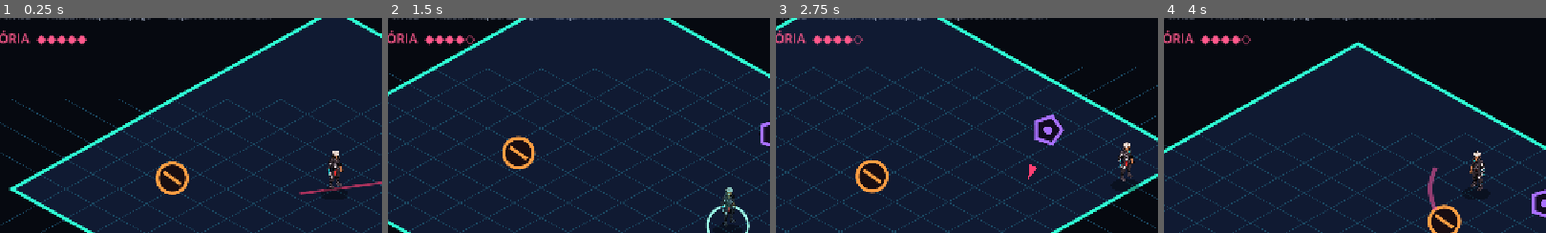
Above: before the commit, frames 1-4 (left to right).
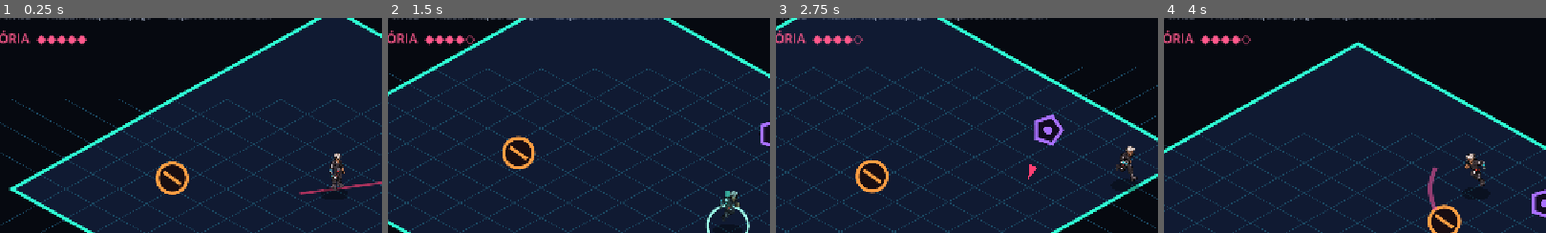
Above: after the commit, the same moments.

Repository: pvoliveira2002/divida-Fantasma
Game: Godot game, scene res://scenes/main.tscn
Same seed, same stepped clock (60 frames per second), same inputs: the game is played once before the commit and once after it.
Inputs (mouse positions are % of the whole screen's width and height, from its top left):
- Up to frame 1 (0.25 s): no input
- Up to frame 2 (1.5 s): tap Enter at 0.5 s; move the mouse to (72, 45) at 0.52 s; hold D (move_right) 0.53-1.28 s; tap R at 0.6 s; click (72, 45) at 0.67 s; tap Space at 0.77 s; move the mouse to (30, 55) at 1.27 s; hold S (move_down) from 1.28 s (still down); tap Shift at 1.35 s
- Up to frame 3 (2.75 s): tap Space at 1.52 s; move the mouse to (60, 28) at 2.02 s; release S (move_down) at 2.03 s; hold D (move_right) from 2.03 s (still down); tap Ctrl at 2.1 s
- Up to frame 4 (4 s): move the mouse to (45, 70) at 2.77 s; release D (move_right) at 2.78 s; hold W (move_up) 2.78-3.53 s; tap R at 2.85 s; click (45, 70) at 2.92 s; tap Space at 3.02, 3.77 s; move the mouse to (80, 65) at 3.52 s; hold A (move_left) from 3.53 s (still down); tap Shift at 3.6 s
The pictures show only the part of the screen within x 6-56%, y 10-60%; the shares and areas given below are measured in that part.

The runs differ from the first frame. In frame 1, 0.4% of the frame differs, in the area x 85-91%, y 61-81%; in frame 2, 0.4%; in frame 3, 0.5%, in the area x 89-95%, y 57-76%; in frame 4, 0.5%.

Commit message:
feat: adiciona animacoes de parado e corrida

Diff:
--- a/scenes/player.tscn
+++ b/scenes/player.tscn
@@ -1,7 +1,8 @@
-[gd_scene load_steps=5 format=3]
+[gd_scene load_steps=6 format=3]
 
 [ext_resource type="Script" path="res://scripts/player.gd" id="1_player"]
-[ext_resource type="Texture2D" path="res://assets/characters/protagonist_01/directional_base_v1.png" id="2_protagonist"]
+[ext_resource type="Texture2D" path="res://assets/characters/protagonist_01/idle_4dir_v1.png" id="2_idle"]
+[ext_resource type="Texture2D" path="res://assets/characters/protagonist_01/run_4dir_v1.png" id="3_run"]
 
 [sub_resource type="CircleShape2D" id="Circle_player"]
 radius = 18.0
@@ -14,16 +15,18 @@
 collision_layer = 2
 collision_mask = 1
 script = ExtResource("1_player")
+idle_texture = ExtResource("2_idle")
+run_texture = ExtResource("3_run")
 
 [node name="CollisionShape2D" type="CollisionShape2D" parent="."]
 shape = SubResource("Circle_player")
 
 [node name="CharacterVisual" type="Sprite2D" parent="."]
-texture = ExtResource("2_protagonist")
+texture = ExtResource("2_idle")
 position = Vector2(0, -29)
-scale = Vector2(0.12, 0.12)
-hframes = 2
-vframes = 2
+scale = Vector2(0.22, 0.22)
+hframes = 4
+vframes = 4
 
 [node name="AttackArea" type="Area2D" parent="."]
 collision_layer = 0
--- a/scripts/player.gd
+++ b/scripts/player.gd
@@ -17,6 +17,12 @@
 @export var move_speed: float = 300.0
 @export var acceleration: float = 2200.0
 @export var deceleration: float = 2800.0
+
+@export_category("Visual")
+@export var idle_texture: Texture2D
+@export var run_texture: Texture2D
+@export var idle_animation_fps: float = 4.0
+@export var run_animation_fps: float = 10.0
 
 @export_category("Vida")
 @export var max_health: int = 5
@@ -51,6 +57,9 @@
 var is_dead := false
 var controls_enabled := true
 var visual_horizontal_direction := 1
+var visual_animation_frame := 0
+var visual_animation_time := 0.0
+var visual_is_running := false
 
 
 func _ready() -> void:
@@ -78,7 +87,7 @@
 func _physics_process(delta: float) -> void:
 	if is_dead:
 		velocity = Vector2.ZERO
-		_update_character_visual()
+		_update_character_visual(delta)
 		return
 	damage_flash_left = maxf(damage_flash_left - delta, 0.0)
 	dodge_cooldown_left = maxf(dodge_cooldown_left - delta, 0.0)
@@ -88,7 +97,7 @@
 	if is_dodging:
 		velocity = dodge_direction * dodge_speed
 		move_and_slide()
-		_update_character_visual()
+		_update_character_visual(delta)
 		queue_redraw()
 		return
 
@@ -103,7 +112,7 @@
 		velocity = velocity.move_toward(Vector2.ZERO, deceleration * delta)
 
 	move_and_slide()
-	_update_character_visual()
+	_update_character_visual(delta)
 	queue_redraw()
 
 
@@ -223,12 +232,29 @@
 			attack_landed.emit(target.global_position)
 
 
-func _update_character_visual() -> void:
+func _update_character_visual(delta: float = 0.0) -> void:
+	var should_run := is_dodging or velocity.length_squared() > 400.0
+	if should_run != visual_is_running:
+		visual_is_running = should_run
+		visual_animation_frame = 0
+		visual_animation_time = 0.0
+
+	character_visual.texture = run_texture if visual_is_running else idle_texture
+	if delta > 0.0:
+		var animation_fps := run_animation_fps if visual_is_running else idle_animation_fps
+		visual_animation_time += delta
+		var frame_duration := 1.0 / maxf(animation_fps, 0.1)
+		while visual_animation_time >= frame_duration:
+			visual_animation_time -= frame_duration
+			visual_animation_frame = (visual_animation_frame + 1) % 4
+
 	var faces_down := facing_direction.y >= 0.0
+	var direction_row := 0
 	if faces_down:
-		character_visual.frame = 0 if visual_horizontal_direction > 0 else 2
+		direction_row = 0 if visual_horizontal_direction > 0 else 2
 	else:
-		character_visual.frame = 1 if visual_horizontal_direction > 0 else 3
+		direction_row = 1 if visual_horizontal_direction > 0 else 3
+	character_visual.frame = direction_row * 4 + visual_animation_frame
 
 	if is_dead:
 		character_visual.modulate = Color(0.45, 0.48, 0.55, 0.8)
Binary file added: assets/characters/protagonist_01/idle_4dir_v1.png
Not shown, added: assets/characters/protagonist_01/idle_4dir_v1.png.import
Binary file added: assets/characters/protagonist_01/run_4dir_v1.png
Not shown, added: assets/characters/protagonist_01/run_4dir_v1.png.import
Not shown, changed: STATUS_PROJETO.md
